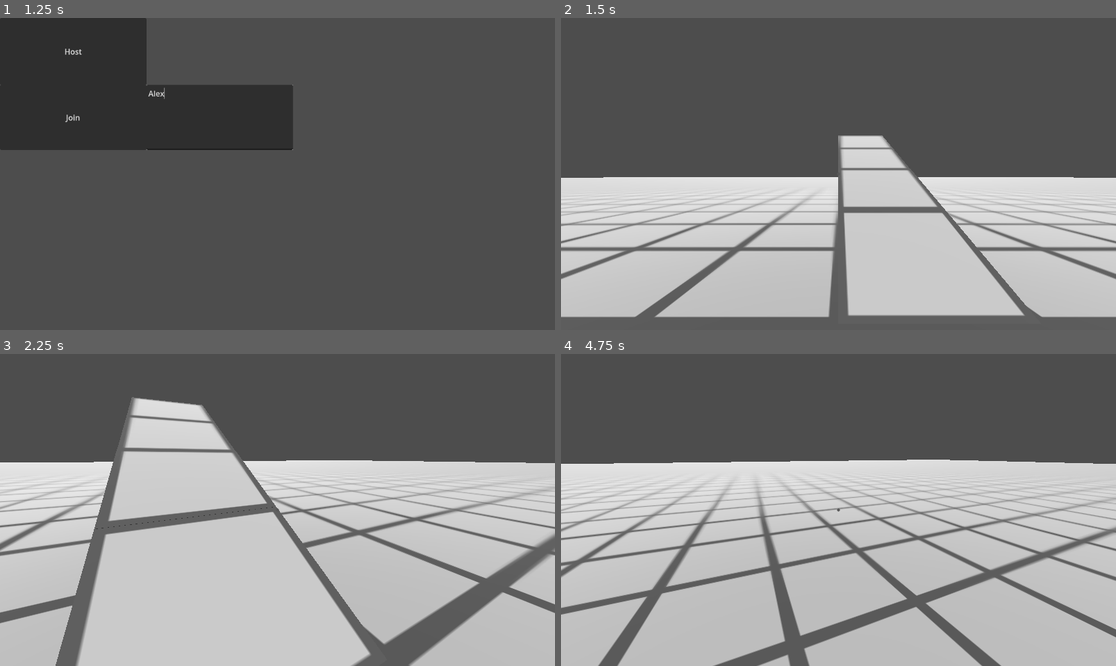
Above: before the commit, frames 1-4 (two rows, left to right).
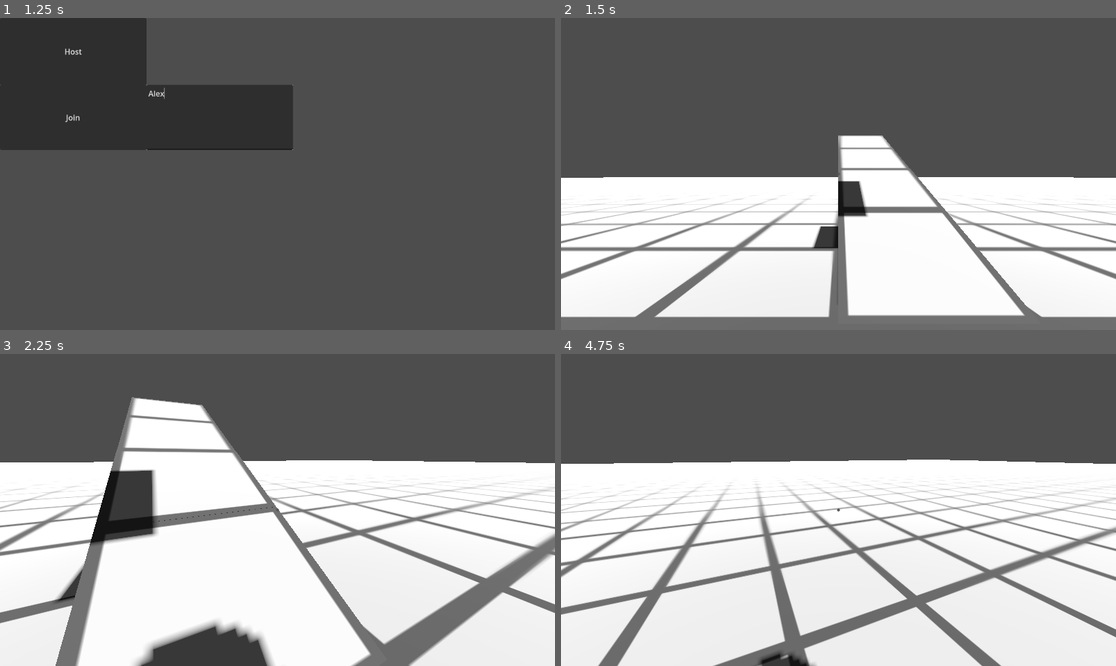
Above: after the commit, the same moments.

Repository: PixelWolf8976/Grapple-Gate
Game: Godot game, scene res://Scenes/Level1.tscn
Same seed, same stepped clock (60 frames per second), same inputs: the game is played once before the commit and once after it. The engine's default icon, where the game draws it, is replaced by a stand-in: a white triangle on a blue panel in a dark square.
Inputs (mouse positions are in pixels of both pictures, inside the frame that each line leads up to):
- Up to frame 1 (1.25 s): click (222, 117) at 0.52 s; type "Alex" at 0.6 s
- Up to frame 2 (1.5 s): click "Host" at 1.25 s
- Up to frame 3 (2.25 s): tap Enter (ui_accept) at 2 s; move the mouse to (305, 510) at 2.02 s; hold W (Walk Forward) from 2.03 s (still down); tap Ctrl (Crouch) at 2.1 s
- Up to frame 4 (4.75 s): keep holding W (Walk Forward); tap Space (Jump) at 2.27, 3.02, 4.52 s; move the mouse to (810, 510) at 2.77 s; tap Q (Equipment Primary) at 2.85, 4.35 s; move the mouse to (849, 503) at 3.52 s; tap Ctrl (Crouch) at 3.6 s; move the mouse to (832, 516) at 4.27 s

Frame 1 is identical in both runs. In frame 2, 43% of the frame differs, in the area x 0-100%, y 37-96%; in frame 3, 60%, in the area x 0-100%, y 14-100%; in frame 4, 58%.

Commit message:
Enabled shadows and prints fps in debug thing

Diff:
--- a/Scenes/Level1.tscn
+++ b/Scenes/Level1.tscn
@@ -27,6 +27,7 @@
 
 [node name="DirectionalLight3D" type="DirectionalLight3D" parent="."]
 transform = Transform3D(1, 0, 0, 0, 0.552839, 0.833288, 0, -0.833288, 0.552839, 0, 0, 0)
+shadow_enabled = true
 
 [node name="Collision Mesh" type="Node3D" parent="."]
 
--- a/Scripts/MultiplayerScript.gd
+++ b/Scripts/MultiplayerScript.gd
@@ -11,7 +11,7 @@
 
 # Called every frame. 'delta' is the elapsed time since the previous frame.
 func _process(delta):
-	pass
+	print(1/delta)
 
 func _on_host_pressed():
 	peer.create_server(1027)
